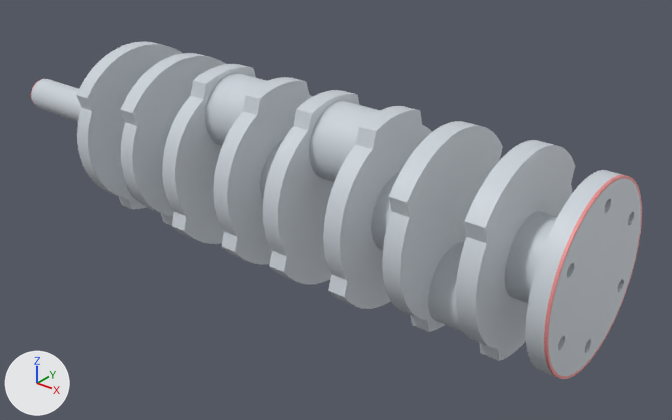
The glTF model docs/Additional CAD exercise/steps/ax_crankshaft_4/step_07.glb as it was, and as the next commit left it.
Both versions are drawn from a 50 mm lens placed at (823.0, -539.0, 317.0), pointed at (370.0, 28.0, -34.0). The lights are fixed; the arrows at lower left show +X, +Y and +Z. The picture after the commit comes second. Vertices at exactly the same position are counted once.

Objects in the first picture: 'part__crankshaft', 'removed__crankshaft'.
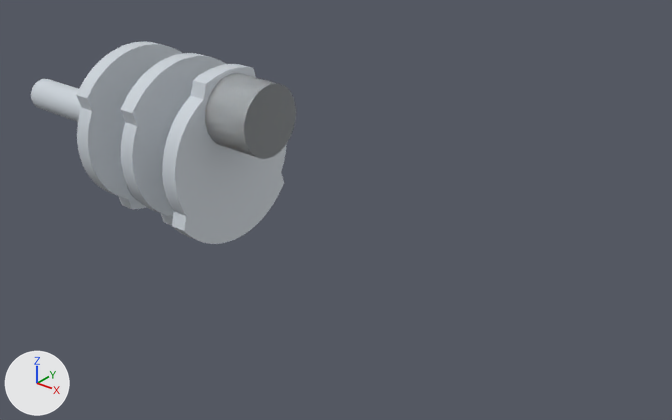
What differs and where, as boxes (x1, y1, x2, y2) in the pictures (672 x 420 px):
'part__crankshaft', reshaped (56% narrower, 39% shorter)
    before: (32, 42, 641, 376)
    after: (31, 42, 296, 244)
'removed__crankshaft', deleted
    before: (31, 79, 642, 379)
part 1 of me_part__crankshaft, deleted
    before: (213, 77, 641, 376)

The change, as a diff of the scene's bpy script:
```diff
--- a/docs/Additional CAD exercise/steps/ax_crankshaft_4/step_07.glb.py
+++ b/docs/Additional CAD exercise/steps/ax_crankshaft_4/step_07.glb.py
@@ me_part__crankshaft @@
 # used by ob_part__crankshaft; location = (0.0, 0.0, 0.0)
-me_part__crankshaft.from_pydata(...)  # 3308 vertices, 6636 faces; spans x 0.0..619.0, y -72.0..72.0, z -80.0..80.0
+me_part__crankshaft.from_pydata(...)  # 1020 vertices, 2036 faces; spans x 0.0..323.0, y -70.0..70.0, z -80.0..80.0
+# me_part__crankshaft part 1: 2225 vertices removed from x 322.0..619.0, y -72.0..72.0, z -80.0..80.0
+# other edits to the shape of me_part__crankshaft do not show in these pictures
 me_part__crankshaft.materials.append(mat_defaultmaterial)
@@ ob_removed__crankshaft @@
-ob_removed__crankshaft = bpy.data.objects.new('removed__crankshaft', me_removed__crankshaft)
-ob_removed__crankshaft.location = (0.0, 0.0, 0.0)
```
